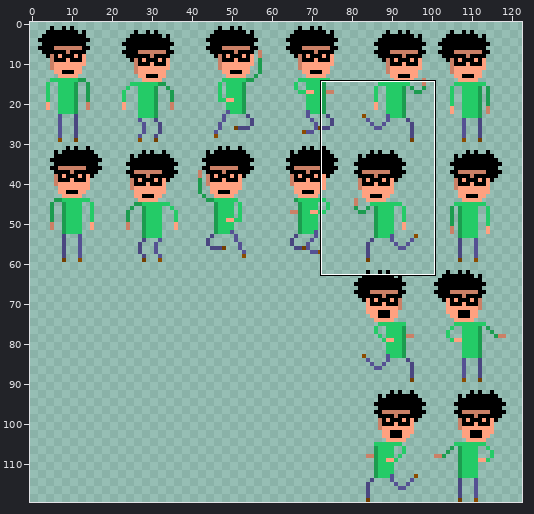
Sprite sheet: game/new/playersprite.png. Above, an overview of the earlier version with the close-up marked.
Close-up. Before:
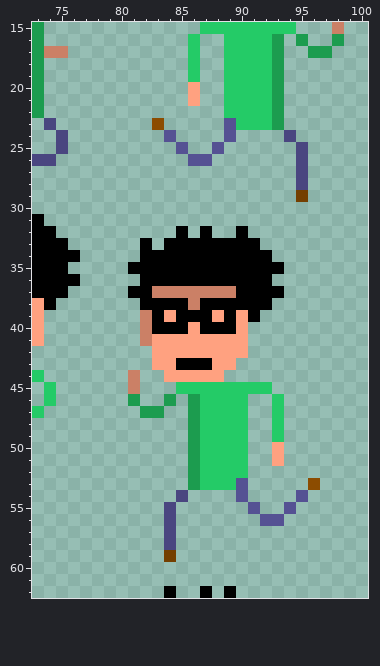
The file is 180x120 pixels. Shown: x 73..100, y 15..62. The wide view leaves out empty margins.
After:
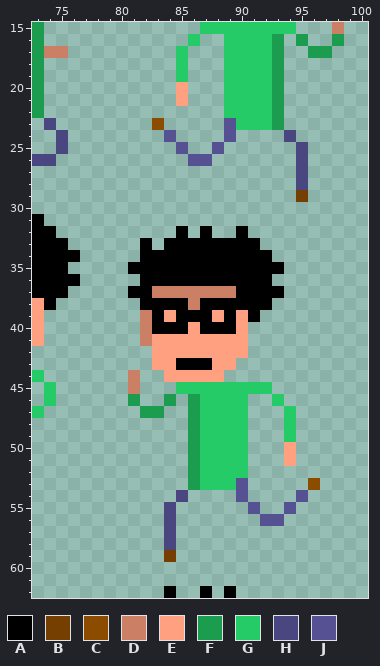
Palette (. is transparent): A #000000  B #743f00  C #8c4c00  D #cb8066  E #ffa180  F #1c9c4f  G #24cb67  H #4a4680  J #555193
Message: Redrew arm a bit
From old to new:
There is now colour E in rows 20 to 21 at x 85; in rows 50 to 51 at x 94.
There is now colour G in rows 17 to 19 at x 85; in rows 47 to 49 at x 94.
Colour E is removed in rows 20 to 21 at x 86; in rows 50 to 51 at x 93.
Colour G is removed in rows 17 to 19 at x 86; in rows 47 to 49 at x 93.
Where, in picture pixels (left, top, right, bottom), the same in both close-ups:
changed: (176, 46, 200, 106)
changed: (272, 406, 296, 466)
